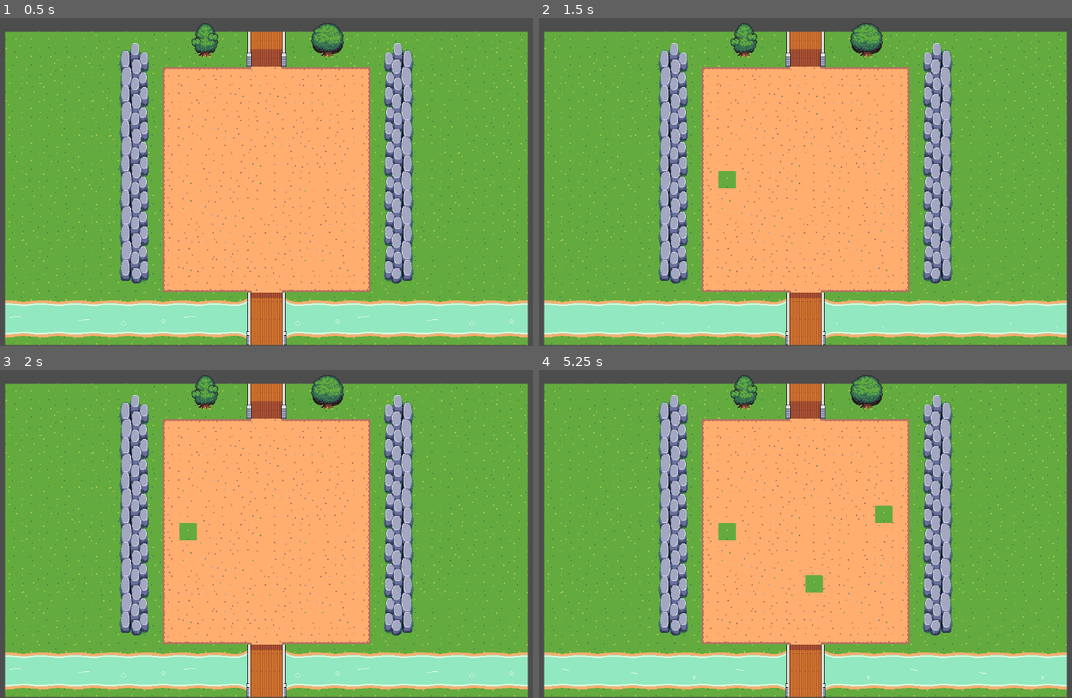
Above: before the commit, frames 1-4 (two rows, left to right).
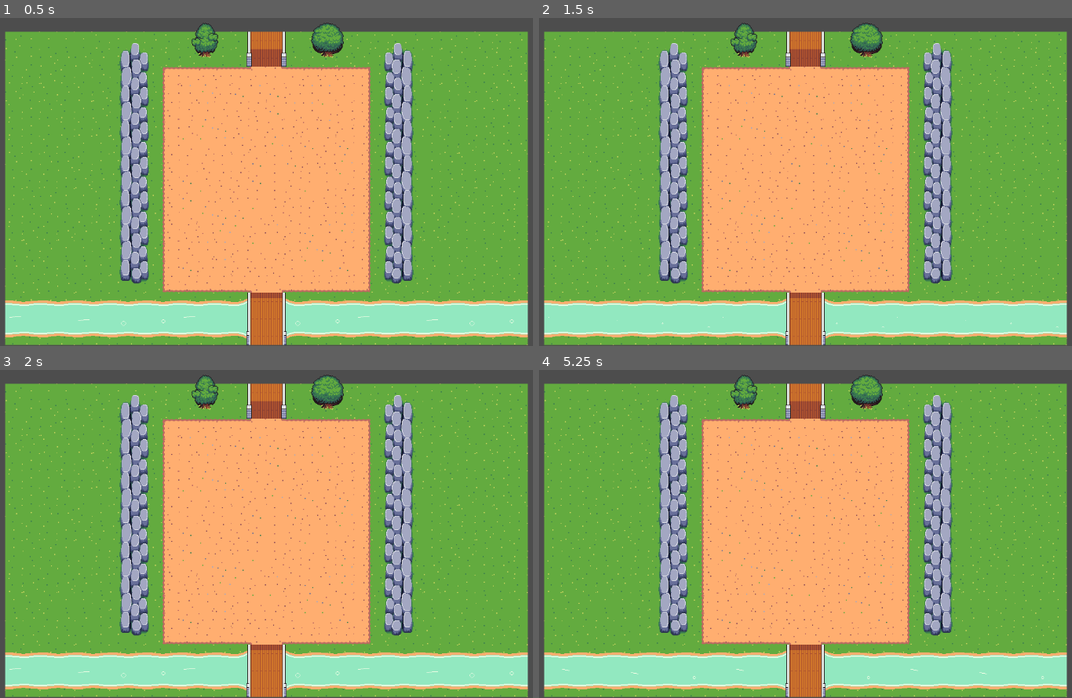
Above: after the commit, the same moments.

Repository: ryguyroberts/Maul_TD
Game: Godot game, scene res://scenes/game.tscn
Two runs of this game, one before a commit and one after it. Both use one fixed random seed, a clock stepped at 60 frames per second and the inputs below.
Inputs (mouse positions are in pixels of both pictures, inside the frame that each line leads up to):
- Up to frame 1 (0.5 s): no input
- Up to frame 2 (1.5 s): tap Enter at 0.5 s; move the mouse to (944, 152) at 0.52 s; click (944, 152) at 0.6 s; tap Space at 1.25 s; move the mouse to (677, 188) at 1.27 s; click (677, 188) at 1.35 s
- Up to frame 3 (2 s): no input
- Up to frame 4 (5.25 s): tap Enter at 2, 3.5 s; move the mouse to (869, 445) at 2.02 s; right-click (869, 445) at 2.1 s; click (869, 445) at 2.3 s; tap Space at 2.75, 4.25 s; move the mouse to (773, 593) at 2.77 s; click (773, 593) at 2.85 s; move the mouse to (992, 573) at 3.52 s; click (992, 573) at 3.6 s; move the mouse to (618, 468) at 4.27 s; right-click (618, 468) at 4.35 s; click (618, 468) at 4.55 s; move the mouse to (837, 520) at 5.02 s; click (837, 520) at 5.1 s

Frame 1 is identical in both runs. In frame 2, 0.2% of the frame differs, in the area x 33-87%, y 35-52%; in frame 3, 0.2%; in frame 4, 0.6%, in the area x 20-96%, y 22-68%.

Commit message:
bug w/ project file

Diff:
--- a/Maul TD/scripts/game_manager.gd
+++ b/Maul TD/scripts/game_manager.gd
@@ -6,9 +6,9 @@
 var ground_layer = 0
 
 
-func _input(_event):
+func _input(event):
 	# Testing Input
-	if Input.is_action_just_pressed("left_click"):
+	if Input.is_action_just_pressed("_left_click"):
 
 		# Get mouse position, convert global -> local for cleaner integers
 		var mouse_pos : Vector2 = get_global_mouse_position()
